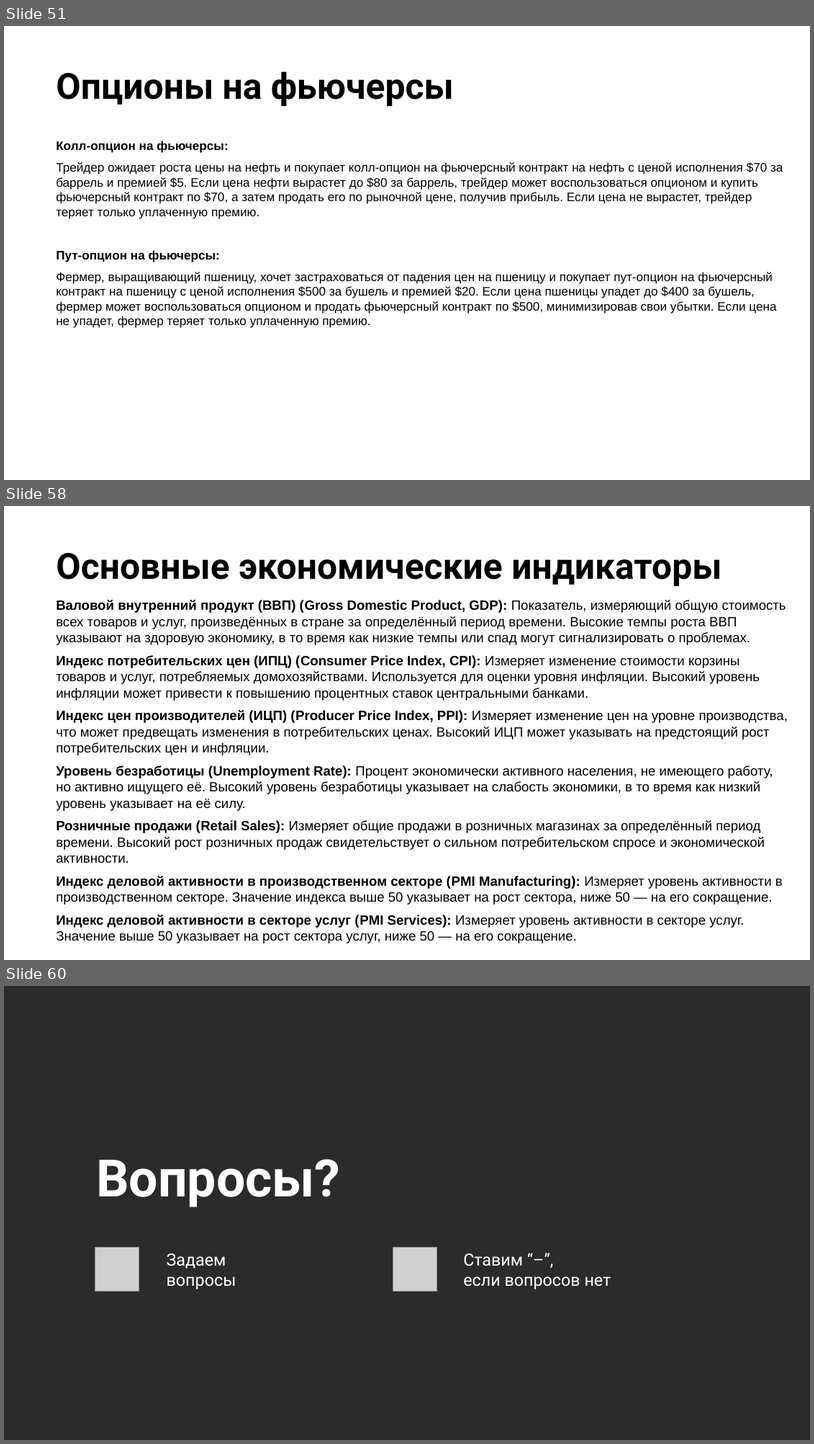
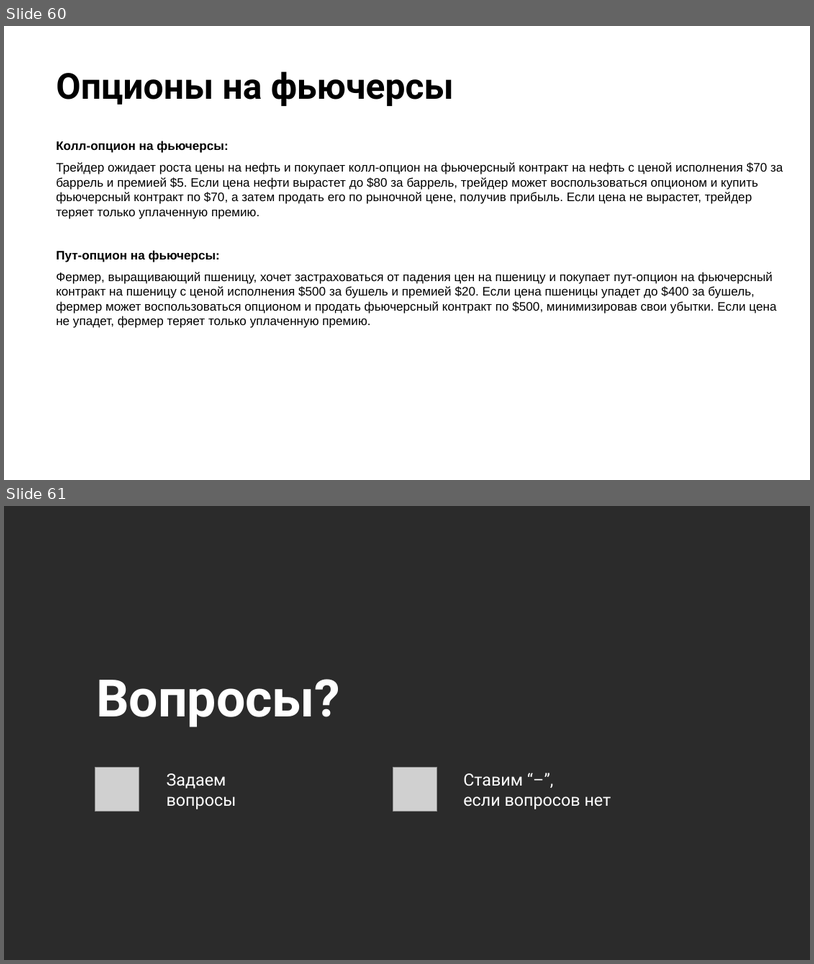
Before and after one commit to stureiko/Otus_lectures, a slide deck: FinML/01 - Intro/Presentation/01 - Intro.pptx. Shown one above the other, each under a label of ours: slides 51, 58 and 60 before the commit, slides 60 and 61 after it; the slides between them are not shown. The pictures are 814x1444 and 814x964 pixels, drawn with LibreOffice and Linux fonts; fonts in the diff are those of the drawing; grey boxes stand for pictures; background and template pictures are left out; a plain dark background stands for a picture behind light text. Boxes give left, top, right and bottom in pixels: in the first picture for what was removed or moved away, otherwise in the second. Text is boxed around its words. In the diff, an @@ line names an element or a change of style, - is before the commit and + after.

```diff
--- a/FinML/01 - Intro/Presentation/01 - Intro.pptx
+++ b/FinML/01 - Intro/Presentation/01 - Intro.pptx
@@ slide 58 removed at [4, 506, 810, 960], background picture (left out) @@
@@ title removed at [56, 553, 722, 586] @@
-Основные экономические индикаторы
@@ text removed at [56, 600, 788, 943] @@
-Валовой внутренний продукт (ВВП) (Gross Domestic Product, GDP): Показатель, измеряющий общую стоимость всех товаров и услуг, произведённых в стране за определённый период времени. Высокие темпы роста ВВП указывают на здоровую экономику, в то время как низкие темпы или спад могут сигнализировать о проблемах.
-Индекс потребительских цен (ИПЦ) (Consumer Price Index, CPI): Измеряет изменение стоимости корзины товаров и услуг, потребляемых домохозяйствами. Используется для оценки уровня инфляции. Высокий уровень инфляции может привести к повышению процентных ставок центральными банками.
-Индекс цен производителей (ИЦП) (Producer Price Index, PPI): Измеряет изменение цен на уровне производства, что может предвещать изменения в потребительских ценах. Высокий ИЦП может указывать на предстоящий рост потребительских цен и инфляции.
-Уровень безработицы (Unemployment Rate): Процент экономически активного населения, не имеющего работу, но активно ищущего её. Высокий уровень безработицы указывает на слабость экономики, в то время как низкий уровень указывает на её силу.
-Розничные продажи (Retail Sales): Измеряет общие продажи в розничных магазинах за определённый период времени. Высокий рост розничных продаж свидетельствует о сильном потребительском спросе и экономической активности.
-Индекс деловой активности в производственном секторе (PMI Manufacturing): Измеряет уровень активности в производственном секторе. Значение индекса выше 50 указывает на рост сектора, ниже 50 — на его сокращение.
-Индекс деловой активности в секторе услуг (PMI Services): Измеряет уровень активности в секторе услуг. Значение выше 50 указывает на рост сектора услуг, ниже 50 — на его сокращение.
@@ what was slide 51 is now slide 60 @@
@@ what was slide 60 is now slide 61 @@
```
Also in this commit, not shown: 9 slides changed, 10 slides added, 8 other slides removed, 44 other files.
